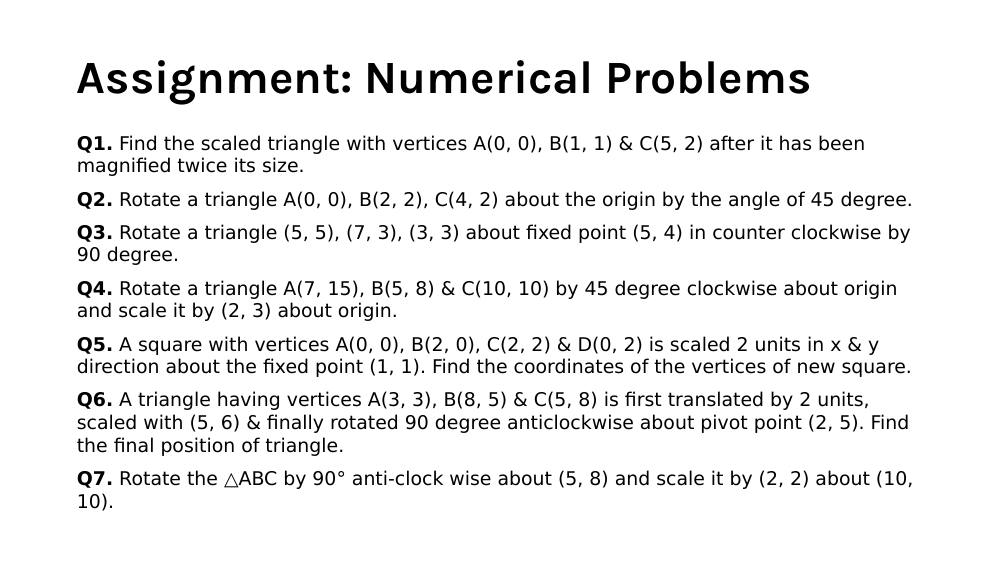
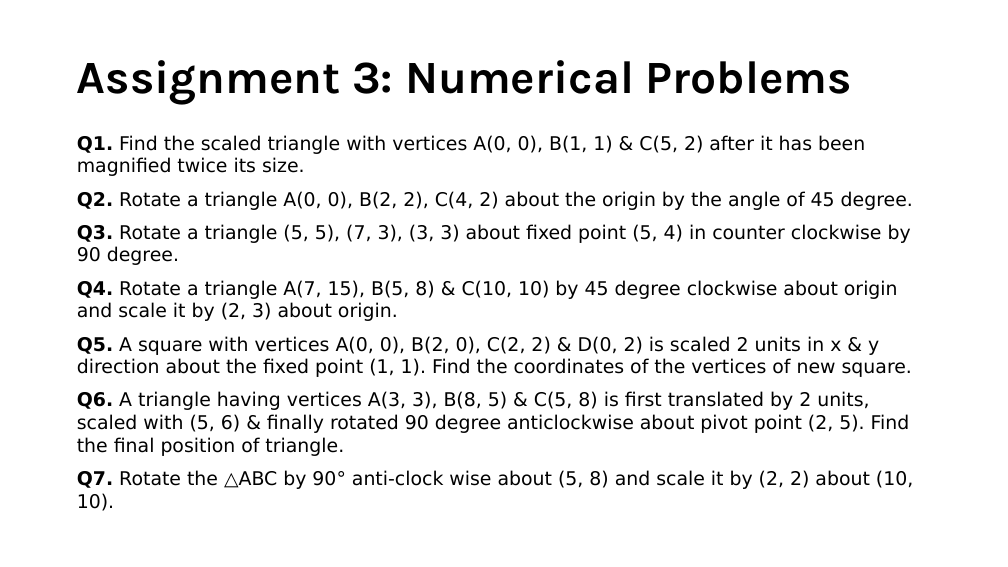
Before and after one commit to YatruHHM/Computer-Graphics-Slides-CSIT, a slide deck: slide 77 of Unit 3 Two-Dimensional Geometric Transformations.pptx. Drawn at 1008x567 pixels with LibreOffice and Linux fonts; fonts in the diff are those of the drawing. Boxes give left, top, right and bottom in pixels: in the first picture for what was removed or moved away, otherwise in the second. Text is boxed around its words. In the diff, an @@ line names an element or a change of style, - is before the commit and + after.

```diff
--- a/Unit 3 Two-Dimensional Geometric Transformations.pptx
+++ b/Unit 3 Two-Dimensional Geometric Transformations.pptx
@@ title at (77,60,852,104): text changed @@
-Assignment: Numerical Problems
+Assignment 3: Numerical Problems
```
Also in this commit, not shown: 20 other slides changed, 36 slides added, 1 slide removed.
